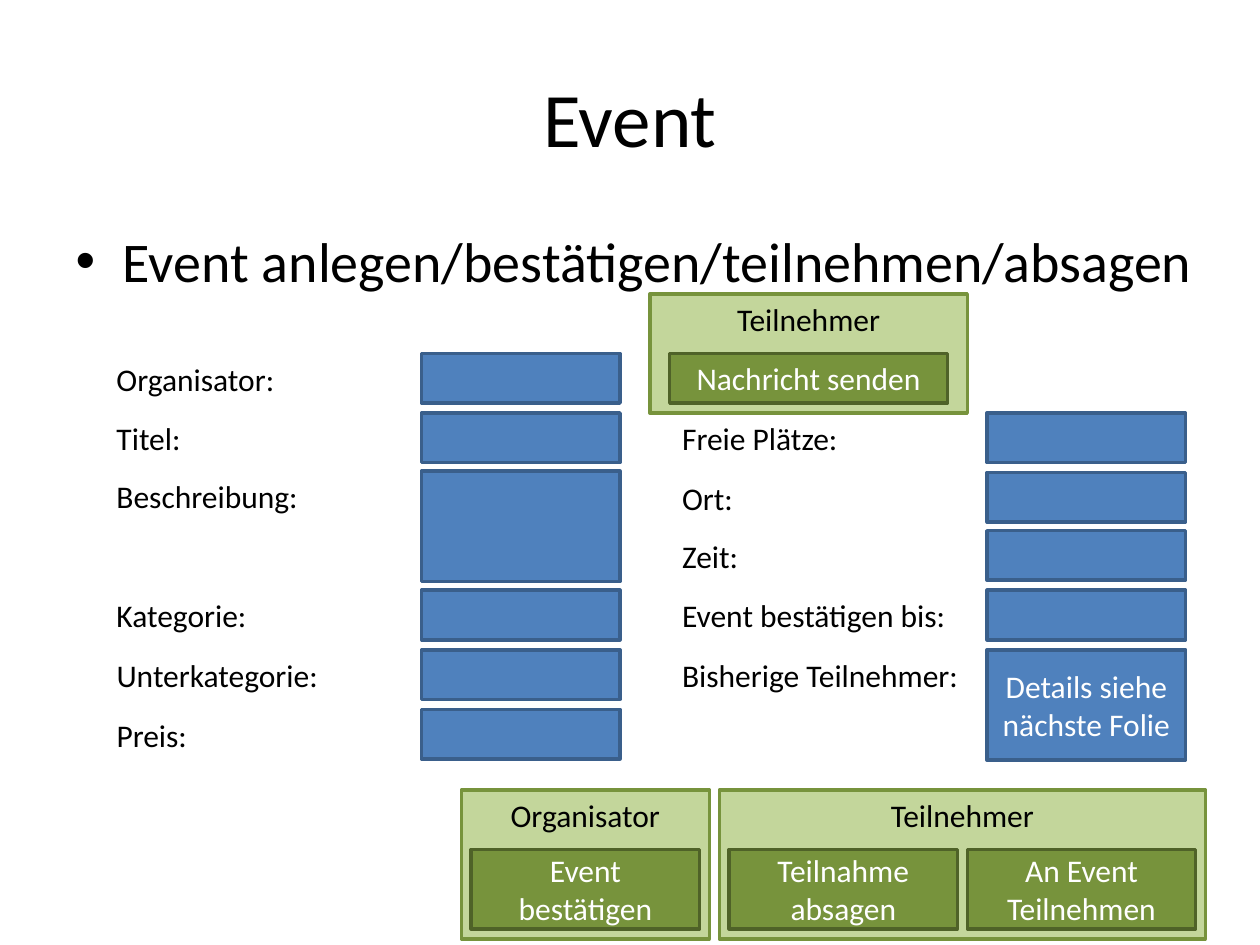
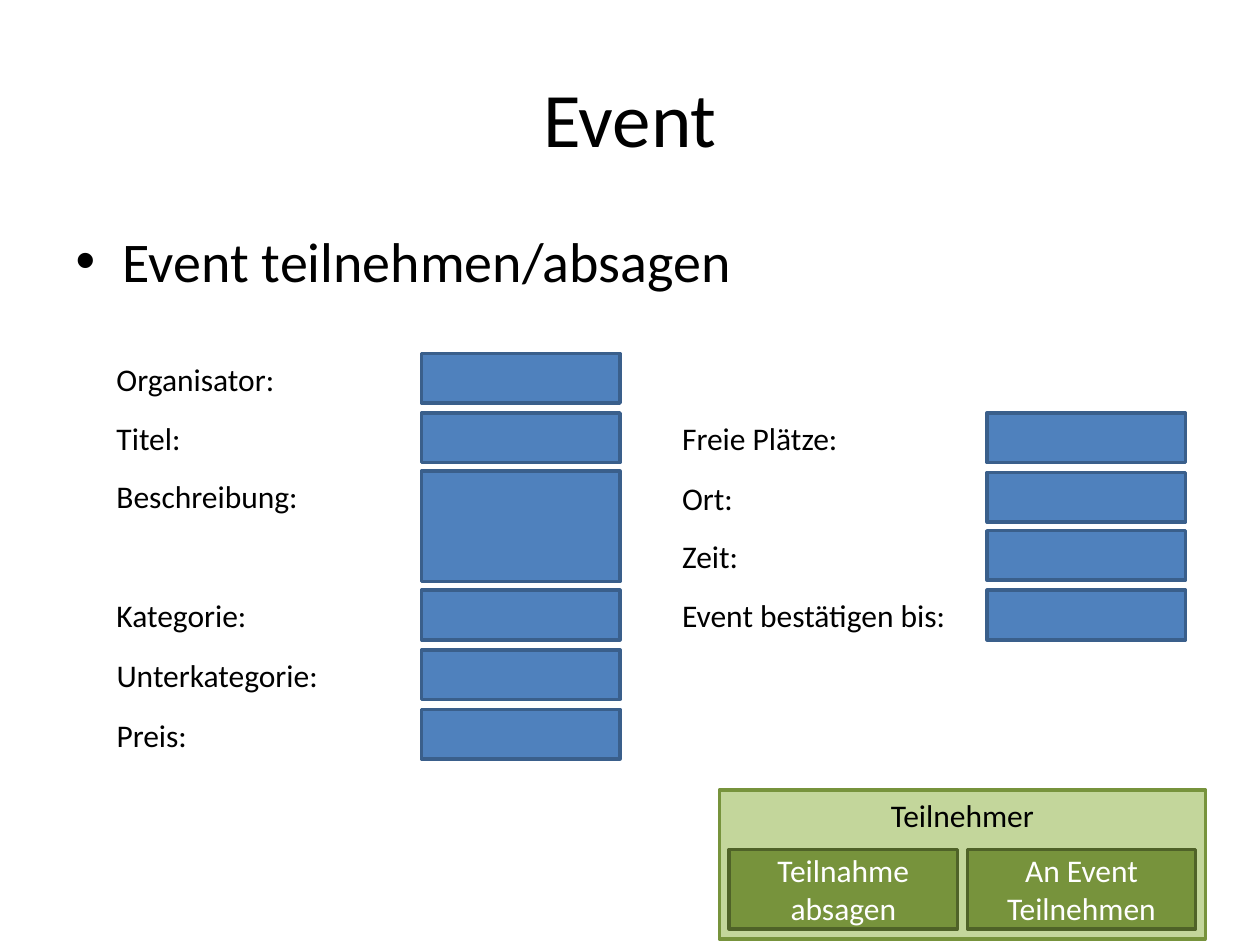
Before and after one commit to silkslostsoul/Eventalizer, a slide deck: slide 10 of Dokumente/Masken Mock-Ups.pptx (slide 9 before the commit). Drawn at 1260x945 pixels with LibreOffice and Linux fonts; fonts in the diff are those of the drawing. Boxes give left, top, right and bottom in pixels: in the first picture for what was removed or moved away, otherwise in the second. Text is boxed around its words. In the diff, an @@ line names an element or a change of style, - is before the commit and + after.

```diff
--- a/Dokumente/Masken Mock-Ups.pptx
+++ b/Dokumente/Masken Mock-Ups.pptx
@@ text at (123,243,731,292): text changed @@
-• Event anlegen/bestätigen/teilnehmen/absagen
+• Event teilnehmen/absagen
@@ rectangle removed at (650,294,968,412) @@
-Teilnehmer
@@ rectangle removed at (669,354,946,403) @@
-Nachricht senden
@@ rectangle removed at (987,650,1184,761) @@
-Details siehe nächste Folie
@@ text removed at (682,665,957,693) @@
-Bisherige Teilnehmer:
@@ rectangle removed at (461,790,709,939) @@
-Organisator
@@ rectangle removed at (471,849,699,929) @@
-Event bestätigen
```
Also in this commit, not shown: 1 other slide changed, 1 slide added, 2 other files.
